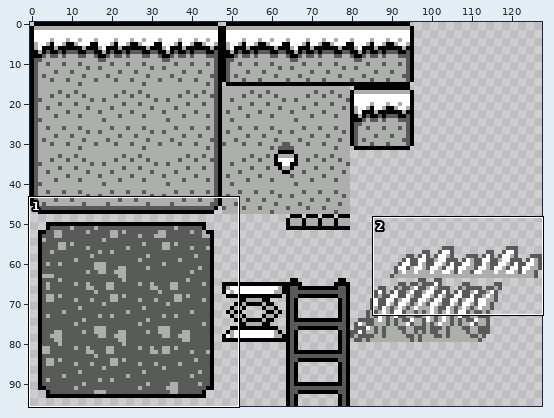
A sprite sheet gets an edit: level1/tiles.png. The picture above shows the old version from afar; the outline marks the close-up.
Close-up. The starting point:
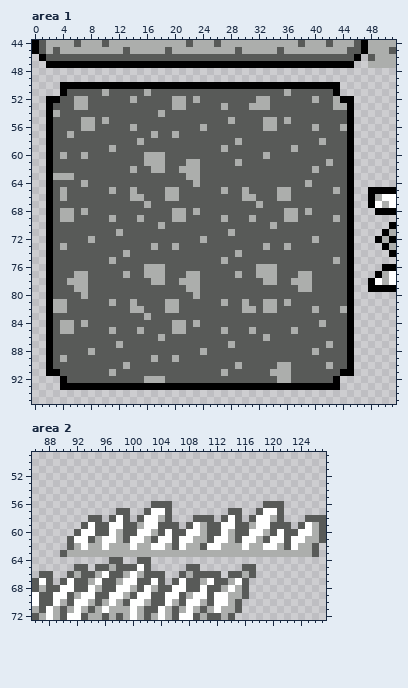
The file is 128x96 pixels. Shown: area 1: x 0..51, y 44..95; area 2: x 86..127, y 49..72.
Now the later version:
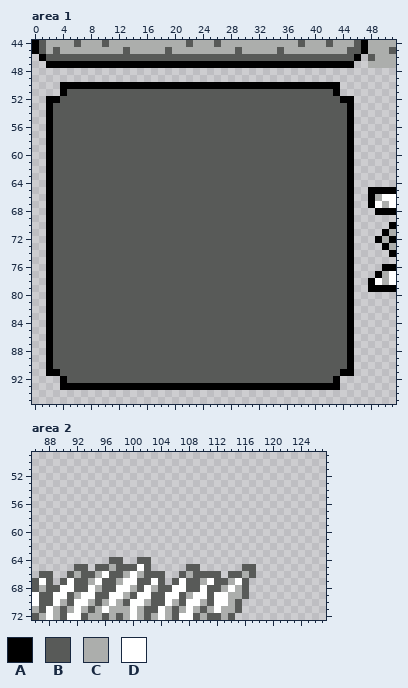
Palette (. is transparent): A #000000  B #585a58  C #acaeac  D #ffffff
Diff:
Changed rows in their new state; - is an unchanged pixel.
Area 1:
first column x 3:
51 -------B-----B-------------------B--------
52 ---BB------B-----BB-B--------BB------B--B-
53 ---BB------------BB-----B---BBB---------BB
54 B--------------B--------------------------
55 ----BB-B-----------------B----BB-B--------
56 ----BB-----B---------B--------BB-----B---B
57 --B-----------B--B------------------------
58 ------------B-------------B-----------B---
59 --------B---------------B---------B-------
60 -B--B--------BBB--------------B-----------
61 -------------BBB---BB-----B------------B--
62 -----------B--BB--BBB----------------B----
63 BBB----------------BB---------------------
64 ----B---------------B---------------B-----
65 -B------B--B----BB------B--B----BB------B-
66 -B---------BB---BB---------BB---BB--------
67 -------------B---------------B------------
68 -BB-B------------BB-B------------BB-B-----
69 -BB-----B---B----BB-----B---B----BB-----B-
70 ---------------B---------------B----------
71 ---------B---------------B----------------
72 -----B---------------B---------------B----
73 -B------------B--B------------B--B--------
74 ----------B---------------B---------------
75 --------B---------------B---------------B-
76 -------------BBB-------------BBB----------
77 ---BB-----B--BBB---BB-----B--BBB---BB-----
78 --BBB---------BB--BBB---------BB--BBB-----
79 ---BB--------------BB--------------BB-----
80 ----B---------------B---------------------
81 BB------B--B----BB------B--B--BB-B--------
82 BB---------BB---BB---------BB-BB-----B---B
83 -------------B----------------------------
84 -BB-B------------BB-B-----------------B---
85 -BB-----B---B----BB-----B---B-----B-------
86 ---------------B--------------B-----------
87 ---------B---------------B-------------B--
88 -----B---------------B---------------B----
89 -B------------B--B------------------------
90 ----------B---------------B-----BB-----B--
91 --------B---------------B------BBB--------
92 -------------BBB----------------BB--------
Area 2:
first column x 90:
56 -------------...-------------...------
57 --------..--....--------..--....------
58 ----..-...-.....---...-...-.....---...
59 ---..............-...............-....
60 --....................................
61 -.....................................
62 -....................................-
63 .....................................-
Boxes around the changes in both close-ups, in picture pixels (x1, y1, x2, y2):
changed: (53, 89, 347, 383)
erased: (60, 501, 326, 557)
